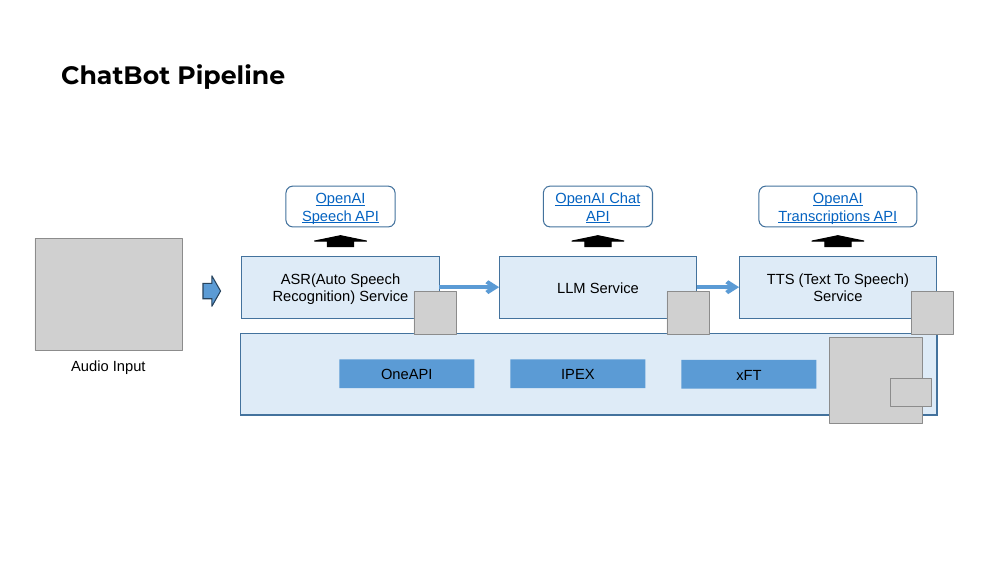
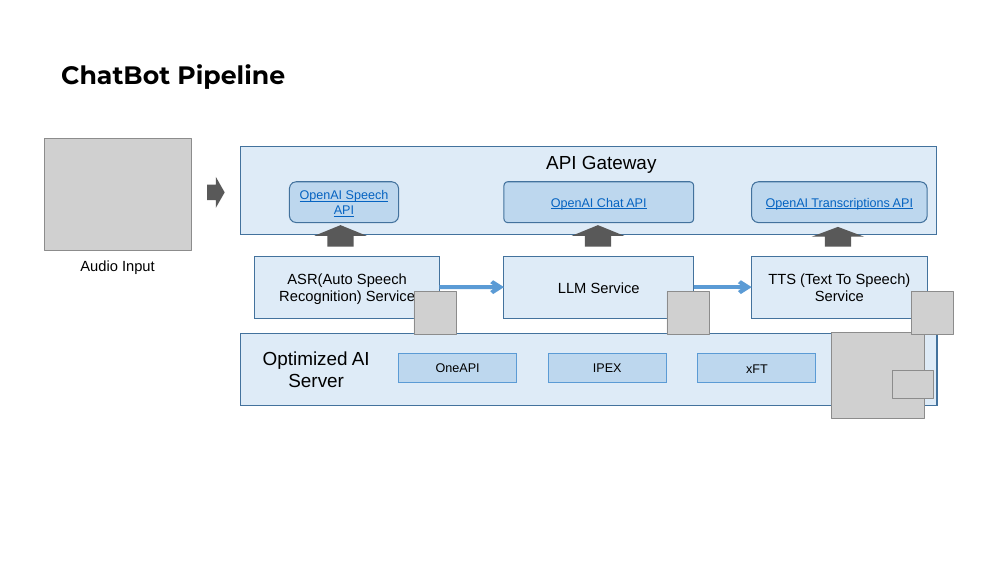
Before and after one commit to kenplusplus/enterprise-ai, a slide deck: slide 2 of docs/enterprise_ai.pptx. Drawn at 1008x567 pixels with LibreOffice and Linux fonts; fonts in the diff are those of the drawing; grey boxes stand for pictures. Boxes give left, top, right and bottom in pixels: in the first picture for what was removed or moved away, otherwise in the second. Text is boxed around its words. In the diff, an @@ line names an element or a change of style, - is before the commit and + after.

Commit message:
README.md: add API gateway

```diff
--- a/docs/enterprise_ai.pptx
+++ b/docs/enterprise_ai.pptx
@@ picture: place and size @@
-picture at [35, 239, 182, 351]
+picture at [44, 138, 191, 250]
@@ rectangle added at [240, 146, 937, 234], fill #DEEBF7, outline #43739E 1 pt @@
@@ right arrow: place and size @@
-right arrow at [203, 276, 221, 307]
+right arrow at [207, 177, 225, 208]
@@ right arrow at [207, 177, 225, 208]: fill #5B9BD5 to #595959; outline #28445D 1 pt to none @@
@@ text added at [546, 155, 657, 173], 18 pt, text #000000 @@
+API Gateway
@@ rounded rectangle "OpenAI Speech API": place and size @@
-rounded rectangle "OpenAI Speech API" at [286, 186, 395, 227]
+rounded rectangle "OpenAI Speech API" at [290, 181, 399, 222]
@@ rounded rectangle "OpenAI Speech API" at [290, 181, 399, 222]: size 14 to 12 pt; fill none to #BDD7EE @@
@@ rounded rectangle "OpenAI Chat API": place and size @@
-rounded rectangle "OpenAI Chat API" at [544, 186, 653, 227]
+rounded rectangle "OpenAI Chat API" at [504, 181, 694, 222]
@@ rounded rectangle "OpenAI Chat API" at [504, 181, 694, 222]: size 14 to 12 pt; fill none to #BDD7EE; proportions changed @@
@@ rounded rectangle "OpenAI Transcriptions API" at [752, 181, 927, 222]: size 14 to 12 pt; fill none to #BDD7EE @@
@@ rounded rectangle "OpenAI Transcriptions API": place and size @@
-rounded rectangle "OpenAI Transcriptions API" at [759, 186, 917, 227]
+rounded rectangle "OpenAI Transcriptions API" at [752, 181, 927, 222]
@@ up arrow: place and size @@
-up arrow at [315, 236, 367, 247]
+up arrow at [315, 225, 367, 247]
@@ fill #000000 to #595959; outline #000000 1 pt to none in 3 elements at [812, 227, 864, 247], [315, 225, 367, 247], [572, 225, 624, 247] @@
@@ up arrow: place and size @@
-up arrow at [572, 236, 624, 247]
+up arrow at [572, 225, 624, 247]
@@ up arrow: place and size @@
-up arrow at [812, 236, 864, 247]
+up arrow at [812, 227, 864, 247]
@@ text "Audio Input": place and size @@
-text "Audio Input" at [71, 360, 146, 374]
+text "Audio Input" at [80, 260, 155, 274]
@@ rectangle "ASR(Auto Speech Recognition) Service": place and size @@
-rectangle "ASR(Auto Speech Recognition) Service" at [242, 256, 440, 318]
+rectangle "ASR(Auto Speech Recognition) Service" at [255, 256, 439, 318]
@@ rectangle "LLM Service": place and size @@
-rectangle "LLM Service" at [499, 256, 697, 318]
+rectangle "LLM Service" at [504, 256, 694, 318]
@@ rectangle "TTS (Text To Speech) Service": place and size @@
-rectangle "TTS (Text To Speech) Service" at [740, 256, 938, 318]
+rectangle "TTS (Text To Speech) Service" at [752, 256, 927, 318]
@@ arrow moved from (439, 287) - (499, 287) to (439, 287) - (504, 287) @@
@@ arrow moved from (697, 287) - (740, 287) to (694, 287) - (752, 287) @@
@@ rectangle: place and size @@
-rectangle at [240, 333, 937, 415]
+rectangle at [240, 333, 937, 405]
@@ text added at [263, 351, 370, 388], 18 pt, text #000000 @@
+Optimized AI Server
@@ size 14 to 12 pt; fill #5B9BD5 to #BDD7EE; outline none to #5B9BD5 1 pt in 3 elements at [698, 354, 816, 383], [548, 354, 666, 383], [399, 354, 516, 383] @@
@@ rectangle "OneAPI": place and size @@
-rectangle "OneAPI" at [340, 359, 475, 388]
+rectangle "OneAPI" at [399, 354, 516, 383]
@@ rectangle "IPEX": place and size @@
-rectangle "IPEX" at [510, 359, 646, 388]
+rectangle "IPEX" at [548, 354, 666, 383]
@@ rectangle "xFT": place and size @@
-rectangle "xFT" at [681, 360, 817, 389]
+rectangle "xFT" at [698, 354, 816, 383]
@@ picture: place and size @@
-picture at [830, 338, 923, 423]
+picture at [831, 333, 924, 418]
@@ picture: place and size @@
-picture at [891, 378, 932, 406]
+picture at [893, 371, 934, 399]
```
Also in this commit, not shown: 1 other slide changed, 2 other files.
